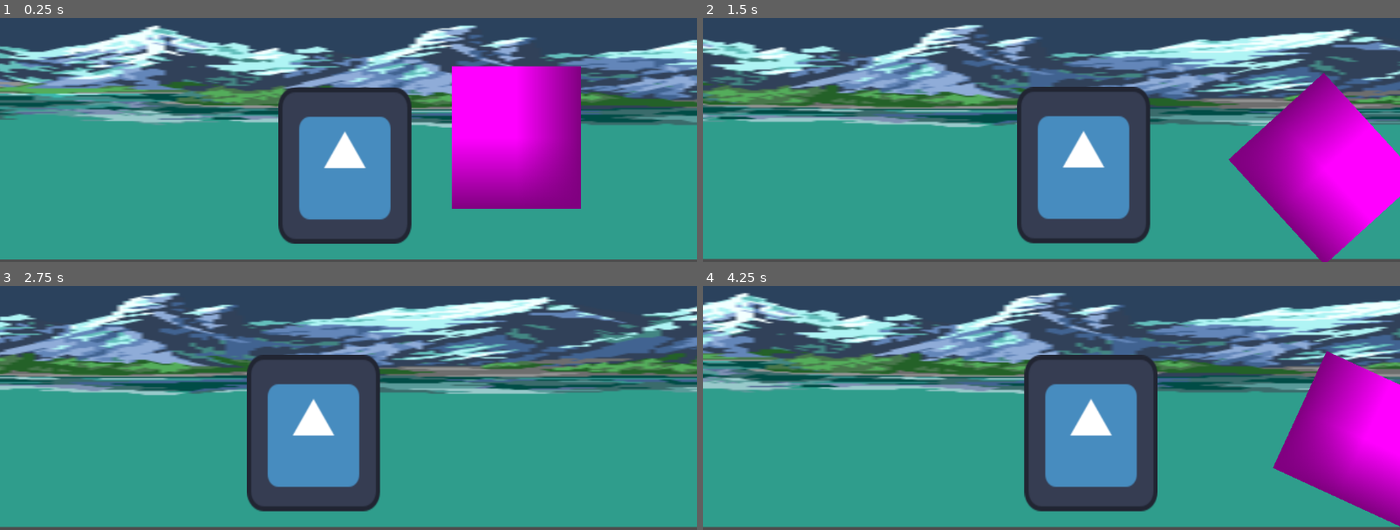
Above: before the commit, frames 1-4 (two rows, left to right).
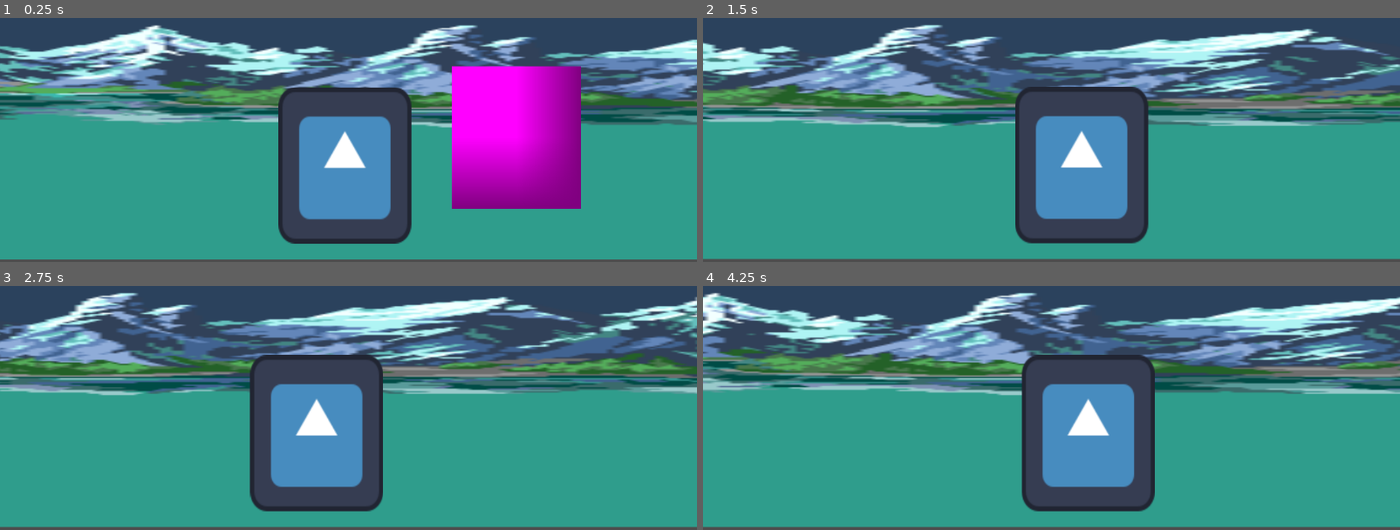
Above: after the commit, the same moments.

Repository: MatevzVidovic/godot_experiments
Game: Godot game, scene res://node_2d.tscn
Two runs of this game, one before a commit and one after it. Both use one fixed random seed, a clock stepped at 60 frames per second and the inputs below. The engine's default icon, where the game draws it, is replaced by a stand-in: a white triangle on a blue panel in a dark square.
Inputs:
- Up to frame 1 (0.25 s): no input
- Up to frame 2 (1.5 s): hold D from 0.53 s (still down); tap Space (ui_select) at 0.77 s
- Up to frame 3 (2.75 s): tap Space (ui_select) at 1.52 s; release D at 2.03 s; hold A from 2.03 s (still down)
- Up to frame 4 (4.25 s): release A at 2.78 s; hold D from 2.78 s (still down); tap Space (ui_select) at 3.02, 3.77 s

The runs differ from the first frame. In frame 1, 0.3% of the frame differs, in the area x 1-99%, y 2-62%; in frame 2, 33%, in the area x 0-100%, y 2-100%; in frame 3, 24%; in frame 4, 30%.

Commit message:
autosave

Diff:
--- a/player.gd
+++ b/player.gd
@@ -22,11 +22,14 @@
 			move_and_slide()
 			return
 
+
+
+	# Sideways movement
+	# --------------------------------------------------
+
 	# Get input direction
 	var direction = Vector2.ZERO
 
-	# Gravity
-	velocity.y += 200 * delta
 
 	# Left and right movement
 	if Input.is_key_pressed(KEY_D):
@@ -34,17 +37,10 @@
 	if Input.is_key_pressed(KEY_A):
 		direction.x -= 1
 
-	if not in_jump and Input.is_key_pressed(KEY_W):
-		direction.y -= 400
-		in_jump = true
-
-	# Check if on floor to reset jump
-	if is_on_floor() and in_jump:
-		in_jump = false
-
 	# Normalize diagonal movement
-	if direction.length() > 0:
-		direction = direction.normalized()
+	# This makes jumps very weird
+	# if direction.length() > 0:
+	# 	direction = direction.normalized()
 
 	# Check for current-direction-dash input
 	if Input.is_action_just_pressed("ui_select") and direction.length() > 0 and not is_dashing:
@@ -54,10 +50,32 @@
 
 	# Normal movement
 	if direction.length() > 0:
-		velocity = direction * SPEED
-	else:
-		velocity = velocity.lerp(Vector2.ZERO, 0.1)
+		velocity.x = direction.x * SPEED
 
+	# --------------------------------------------------
+
+
+
+
+
+	# Gravity
+	velocity.y += 20 * SPEED * delta
+
+	# Jumping
+
+	if not in_jump and Input.is_key_pressed(KEY_W):
+		velocity.y -= 10 * SPEED
+		in_jump = true
+
+	# Check if on floor to reset jump
+	if is_on_floor() and in_jump:
+		in_jump = false
+
+
+
+
+
+	velocity = velocity.lerp(Vector2.ZERO, 0.1)
 	move_and_slide()
 
 
